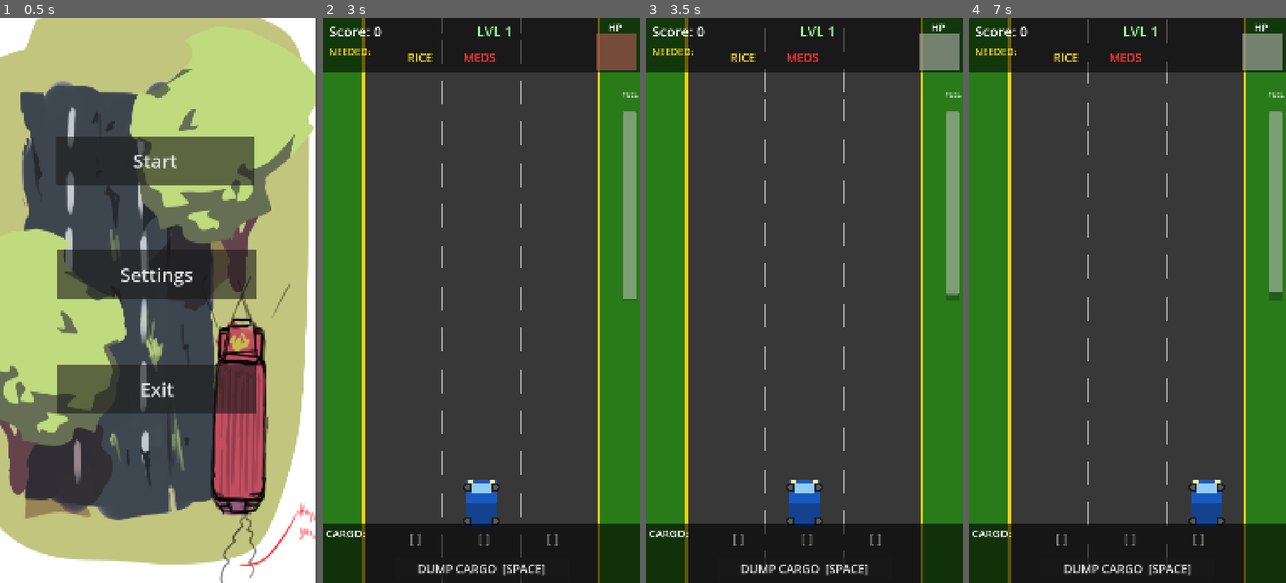
Above: before the commit, frames 1-4 (left to right).
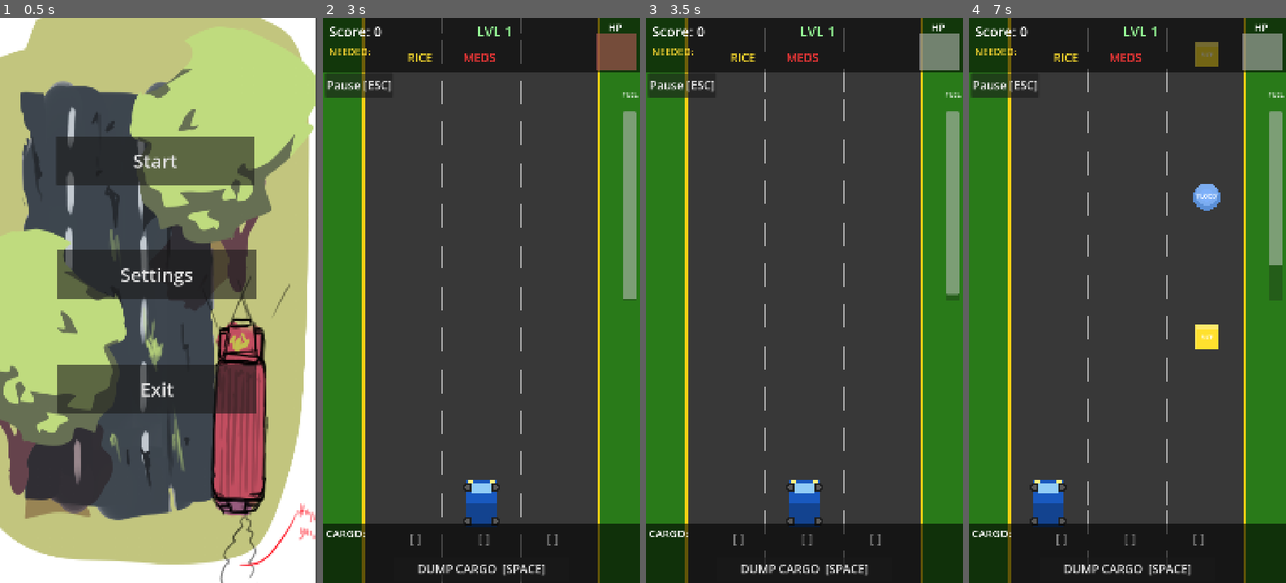
Above: after the commit, the same moments.

Repository: HoplyXD/bayanihan-res-q
Game: Godot game, scene res://main_menu.tscn
Two runs of this game, one before a commit and one after it. Both use one fixed random seed, a clock stepped at 60 frames per second and the inputs below.
Inputs (mouse positions are in pixels of both pictures, inside the frame that each line leads up to):
- Up to frame 1 (0.5 s): no input
- Up to frame 2 (3 s): click "Start" at 0.5 s; click "DUMP CARGO [SPACE]" at 1.25 s; click (357, 85) at 2 s, where only the run after the commit has a clickable "Pause [ESC]"; click "START MISSION" at 2.75 s
- Up to frame 3 (3.5 s): no input
- Up to frame 4 (7 s): tap Enter at 3.5 s; move the mouse to (1197, 272) at 3.52 s; hold D 3.53-4.28 s; tap Backspace at 3.6, 4.55, 5.1, 5.85 s; click (1197, 272) at 3.67 s; tap Space at 3.77, 3.8, 4.07, 4.25, 4.35, 4.52, 4.82, 5.3, 6.02, 6.32, 6.6, 6.77 s; move the mouse to (1064, 328) at 4.27 s; hold A 4.28-5.03 s; move the mouse to (1159, 176) at 5.02 s; hold D 5.03-6.53 s; move the mouse to (1111, 413) at 5.77 s; click (1111, 413) at 5.92 s; move the mouse to (1222, 385) at 6.52 s; hold A from 6.53 s (still down)

Frame 1 is identical in both runs. In frame 2, 0.6% of the frame differs, in the area x 0-22%, y 9-15%; in frame 3, 0.6%; in frame 4, 4.1%, in the area x 0-99%, y 0-95%.

Commit message:
Added Pause Menu Placeholder
Implement a functional pause flow and related UI updates.

- Pause menu: convert to CanvasLayer, hide by default, listen to GameManager.game_paused/game_resumed signals, and implement resume/restart/return actions.
- GameManager: auto-pause on application/window focus loss via _notification handler.
- HUD: add a Pause button, wire it to GameManager.pause, and apply various layout/property cleanups (visibility defaults, colors, sizes, unique_ids).
- Player input: remap keys so SPACE dumps cargo and ESC triggers pause.
- Main menu: implement exit (get_tree().quit).
- Scene file updates: adjust main.tscn to set Pause_Menu process_mode/layer and reorder HUD node; update hud.tscn nodes and properties.

These changes enable pausing from UI/keyboard and automatically when the app loses focus, plus minor UI polish and behavior fixes.

Diff:
--- a/main.tscn
+++ b/main.tscn
@@ -25,7 +25,8 @@
 [node name="Player" parent="." unique_id=1953807204 instance=ExtResource("4_player")]
 position = Vector2(540, 1650)
 
+[node name="Pause_Menu" parent="." unique_id=1104614468 instance=ExtResource("6_7mycd")]
+process_mode = 3
+layer = 11
+
 [node name="HUD" parent="." unique_id=87955094 instance=ExtResource("5_hud")]
-
-[node name="Pause_Menu" parent="." unique_id=1104614468 instance=ExtResource("6_7mycd")]
-visible = false
--- a/pause_menu.gd
+++ b/pause_menu.gd
@@ -1,18 +1,25 @@
-extends Node2D
+extends CanvasLayer
 
-# Called when the node enters the scene tree for the first time.
 func _ready() -> void:
-	pass # Replace with function body.
+	visible = false
+	GameManager.game_paused.connect(_on_paused)
+	GameManager.game_resumed.connect(_on_resumed)
 
-# Called every frame. 'delta' is the elapsed time since the previous frame.
-func _process(delta: float) -> void:
-	pass
+func _on_paused() -> void:
+	visible = true
+
+func _on_resumed() -> void:
+	visible = false
 
 func _on_resume_pressed() -> void:
-	pass # Replace with function body.
+	GameManager.resume()
 
 func _on_restart_pressed() -> void:
-	pass # Replace with function body.
+	get_tree().paused = false
+	GameManager.end_game("RESTARTED")
+	get_tree().reload_current_scene()
 
 func _on_return_pressed() -> void:
-	pass # Replace with function body.
+	get_tree().paused = false
+	GameManager.end_game("RETURN TO MENU")
+	get_tree().change_scene_to_file("res://main_menu.tscn")
--- a/scenes/ui/hud.tscn
+++ b/scenes/ui/hud.tscn
@@ -1,322 +1,319 @@
-[gd_scene format=3 uid="uid://dr6k9hudscn1"]
-
-[ext_resource type="Script" uid="uid://c6hu7dscript0" path="res://scripts/hud.gd" id="1_hud"]
-
-[node name="HUD" type="CanvasLayer"]
+[gd_scene format=3 uid="uid://dr6lahudscn1"]
+
+[ext_resource type="Script" uid="uid://ck03dbqybjn1a" path="res://scripts/hud.gd" id="1_hud"]
+
+[node name="HUD" type="CanvasLayer" unique_id=706015577]
 layer = 10
 script = ExtResource("1_hud")
 
-; ── Semi-transparent top bar background ──────────────────────────────────
-[node name="TopBarBG" type="ColorRect" parent="."]
-offset_left = 0.0
-offset_top = 0.0
+[node name="TopBarBG" type="ColorRect" parent="." unique_id=248427686]
 offset_right = 1080.0
 offset_bottom = 185.0
-color = Color(0.0, 0.0, 0.0, 0.55)
-
-; ── Score (top-left) ──────────────────────────────────────────────────────
-[node name="ScoreLabel" type="Label" parent="."]
+color = Color(0, 0, 0, 0.55)
+
+[node name="ScoreLabel" type="Label" parent="." unique_id=1210140190]
 offset_left = 20.0
 offset_top = 12.0
 offset_right = 380.0
 offset_bottom = 80.0
+theme_override_font_sizes/font_size = 48
 text = "Score: 0"
-theme_override_font_sizes/font_size = 48
-
-; ── Level (top-centre) ────────────────────────────────────────────────────
-[node name="LevelLabel" type="Label" parent="."]
+
+[node name="LevelLabel" type="Label" parent="." unique_id=335123006]
 offset_left = 390.0
 offset_top = 12.0
 offset_right = 780.0
 offset_bottom = 80.0
+theme_override_colors/font_color = Color(0.6, 1, 0.6, 1)
+theme_override_font_sizes/font_size = 48
 text = "LVL 1"
-theme_override_font_sizes/font_size = 48
-horizontal_alignment = 1
-theme_override_colors/font_color = Color(0.6, 1.0, 0.6, 1.0)
-
-; ── Combo (below top bar, left) ───────────────────────────────────────────
-[node name="ComboLabel" type="Label" parent="."]
+horizontal_alignment = 1
+
+[node name="ComboLabel" type="Label" parent="." unique_id=233766799]
+visible = false
 offset_left = 20.0
 offset_top = 192.0
 offset_right = 520.0
 offset_bottom = 250.0
-text = ""
+theme_override_colors/font_color = Color(1, 0.85, 0.1, 1)
 theme_override_font_sizes/font_size = 36
-theme_override_colors/font_color = Color(1.0, 0.85, 0.1, 1.0)
-visible = false
-
-; ── "NEED:" title ─────────────────────────────────────────────────────────
-[node name="DemandTitle" type="Label" parent="."]
+
+[node name="DemandTitle" type="Label" parent="." unique_id=375923151]
 offset_left = 20.0
 offset_top = 90.0
 offset_right = 230.0
 offset_bottom = 175.0
+theme_override_colors/font_color = Color(1, 0.85, 0.2, 1)
+theme_override_font_sizes/font_size = 34
 text = "NEEDED:"
-theme_override_font_sizes/font_size = 34
-theme_override_colors/font_color = Color(1.0, 0.85, 0.2, 1.0)
-
-; ── Demand container (HBox) ───────────────────────────────────────────────
-[node name="DemandContainer" type="HBoxContainer" parent="."]
+
+[node name="DemandContainer" type="HBoxContainer" parent="." unique_id=1218737625]
 offset_left = 230.0
 offset_top = 88.0
 offset_right = 900.0
 offset_bottom = 182.0
 
-[node name="Demand1" type="Label" parent="DemandContainer"]
+[node name="Demand1" type="Label" parent="DemandContainer" unique_id=921812735]
 custom_minimum_size = Vector2(200, 0)
-text = ""
-theme_override_font_sizes/font_size = 40
-horizontal_alignment = 1
-
-[node name="Demand2" type="Label" parent="DemandContainer"]
+layout_mode = 2
+theme_override_font_sizes/font_size = 40
+horizontal_alignment = 1
+
+[node name="Demand2" type="Label" parent="DemandContainer" unique_id=1207434232]
 custom_minimum_size = Vector2(200, 0)
-text = ""
-theme_override_font_sizes/font_size = 40
-horizontal_alignment = 1
-
-[node name="Demand3" type="Label" parent="DemandContainer"]
+layout_mode = 2
+theme_override_font_sizes/font_size = 40
+horizontal_alignment = 1
+
+[node name="Demand3" type="Label" parent="DemandContainer" unique_id=1484190560]
 custom_minimum_size = Vector2(200, 0)
-text = ""
-theme_override_font_sizes/font_size = 40
-horizontal_alignment = 1
-
-; ── Durability (top-right) ────────────────────────────────────────────────
-[node name="HPTitle" type="Label" parent="."]
+layout_mode = 2
+theme_override_font_sizes/font_size = 40
+horizontal_alignment = 1
+
+[node name="HPTitle" type="Label" parent="." unique_id=1830251092]
 offset_left = 920.0
 offset_top = 8.0
 offset_right = 1070.0
 offset_bottom = 55.0
+theme_override_font_sizes/font_size = 34
 text = "HP"
-theme_override_font_sizes/font_size = 34
-horizontal_alignment = 1
-
-[node name="DurabilityBar" type="ProgressBar" parent="."]
+horizontal_alignment = 1
+
+[node name="DurabilityBar" type="ProgressBar" parent="." unique_id=1052316134]
 offset_left = 930.0
 offset_top = 52.0
 offset_right = 1070.0
 offset_bottom = 178.0
-min_value = 0.0
 max_value = 3.0
 value = 3.0
 show_percentage = false
 
-; ── Fuel bar (right edge, vertical) ──────────────────────────────────────
-[node name="FuelTitle" type="Label" parent="."]
+[node name="FuelTitle" type="Label" parent="." unique_id=1156190459]
 offset_left = 1018.0
 offset_top = 200.0
 offset_right = 1075.0
 offset_bottom = 320.0
+theme_override_font_sizes/font_size = 22
 text = "FUEL"
-theme_override_font_sizes/font_size = 22
 horizontal_alignment = 1
 vertical_alignment = 1
 
-[node name="FuelBar" type="ProgressBar" parent="."]
+[node name="FuelBar" type="ProgressBar" parent="." unique_id=1717772193]
 offset_left = 1022.0
 offset_top = 318.0
 offset_right = 1068.0
 offset_bottom = 960.0
-min_value = 0.0
-max_value = 100.0
 value = 100.0
+fill_mode = 2
 show_percentage = false
-fill_mode = 2
-
-; ── Shield / boost status label (centre-screen, hidden by default) ────────
-[node name="ShieldLabel" type="Label" parent="."]
+
+[node name="ShieldLabel" type="Label" parent="." unique_id=113766983]
+visible = false
 offset_left = 200.0
 offset_top = 980.0
 offset_right = 880.0
 offset_bottom = 1070.0
+theme_override_font_sizes/font_size = 46
 text = "🛡  SHIELD ACTIVE"
-theme_override_font_sizes/font_size = 46
-horizontal_alignment = 1
-visible = false
-
-; ── Bottom bar background ─────────────────────────────────────────────────
-[node name="BottomBarBG" type="ColorRect" parent="."]
-offset_left = 0.0
+horizontal_alignment = 1
+
+[node name="BottomBarBG" type="ColorRect" parent="." unique_id=1787920997]
 offset_top = 1720.0
 offset_right = 1080.0
 offset_bottom = 1920.0
-color = Color(0.0, 0.0, 0.0, 0.60)
-
-; ── Inventory label ────────────────────────────────────────────────────────
-[node name="CargoTitle" type="Label" parent="."]
+color = Color(0, 0, 0, 0.6)
+
+[node name="CargoTitle" type="Label" parent="." unique_id=748158892]
 offset_left = 10.0
 offset_top = 1726.0
 offset_right = 200.0
 offset_bottom = 1810.0
+theme_override_font_sizes/font_size = 36
 text = "CARGO:"
-theme_override_font_sizes/font_size = 36
-
-; ── Inventory slots ────────────────────────────────────────────────────────
-[node name="InventoryContainer" type="HBoxContainer" parent="."]
+
+[node name="InventoryContainer" type="HBoxContainer" parent="." unique_id=663001613]
 offset_left = 200.0
 offset_top = 1718.0
 offset_right = 920.0
 offset_bottom = 1820.0
 
-[node name="Slot1" type="Label" parent="InventoryContainer"]
+[node name="Slot1" type="Label" parent="InventoryContainer" unique_id=1687697675]
 custom_minimum_size = Vector2(230, 0)
+layout_mode = 2
+theme_override_font_sizes/font_size = 42
 text = "[ ]"
+horizontal_alignment = 1
+
+[node name="Slot2" type="Label" parent="InventoryContainer" unique_id=419554625]
+custom_minimum_size = Vector2(230, 0)
+layout_mode = 2
 theme_override_font_sizes/font_size = 42
-horizontal_alignment = 1
-
-[node name="Slot2" type="Label" parent="InventoryContainer"]
+text = "[ ]"
+horizontal_alignment = 1
+
+[node name="Slot3" type="Label" parent="InventoryContainer" unique_id=468589742]
 custom_minimum_size = Vector2(230, 0)
+layout_mode = 2
+theme_override_font_sizes/font_size = 42
 text = "[ ]"
-theme_override_font_sizes/font_size = 42
-horizontal_alignment = 1
-
-[node name="Slot3" type="Label" parent="InventoryContainer"]
-custom_minimum_size = Vector2(230, 0)
-text = "[ ]"
-theme_override_font_sizes/font_size = 42
-horizontal_alignment = 1
-
-; ── Dump Cargo button ─────────────────────────────────────────────────────
-[node name="DumpButton" type="Button" parent="."]
+horizontal_alignment = 1
+
+[node name="DumpButton" type="Button" parent="." unique_id=893339923]
 offset_left = 240.0
 offset_top = 1832.0
 offset_right = 840.0
 offset_bottom = 1912.0
+theme_override_font_sizes/font_size = 40
 text = "DUMP CARGO  [SPACE]"
-theme_override_font_sizes/font_size = 40
-
-; ── Full-screen hit flash overlay (normally transparent) ──────────────────
-[node name="HitFlash" type="ColorRect" parent="."]
-offset_left = 0.0
-offset_top = 0.0
+
+[node name="PauseButton" type="Button" parent="." unique_id=1784062397]
+offset_left = 8.0
+offset_top = 187.0
+offset_right = 238.0
+offset_bottom = 269.0
+theme_override_font_sizes/font_size = 40
+text = "Pause [ESC]"
+
+[node name="HitFlash" type="ColorRect" parent="." unique_id=210330163]
+visible = false
 offset_right = 1080.0
 offset_bottom = 1920.0
-color = Color(1.0, 0.0, 0.0, 0.0)
 mouse_filter = 2
-
-; ── Banner label (centred mid-screen for level/delivery messages) ──────────
-[node name="BannerLabel" type="Label" parent="."]
+color = Color(1, 0, 0, 0)
+
+[node name="BannerLabel" type="Label" parent="." unique_id=2044901183]
+visible = false
 offset_left = 80.0
 offset_top = 800.0
 offset_right = 1000.0
 offset_bottom = 960.0
-text = ""
 theme_override_font_sizes/font_size = 72
 horizontal_alignment = 1
 vertical_alignment = 1
-visible = false
-
-; ============================================================
-; START PANEL
-; ============================================================
-[node name="StartPanel" type="ColorRect" parent="."]
-offset_left = 0.0
-offset_top = 0.0
+
+[node name="StartPanel" type="ColorRect" parent="." unique_id=1676093178]
+visible = false
 offset_right = 1080.0
 offset_bottom = 1920.0
-color = Color(0.06, 0.06, 0.22, 0.90)
-
-[node name="GameTitle" type="Label" parent="StartPanel"]
+color = Color(0.06, 0.06, 0.22, 0.9)
+
+[node name="GameTitle" type="Label" parent="StartPanel" unique_id=276239547]
+layout_mode = 0
 offset_left = 40.0
 offset_top = 320.0
 offset_right = 1040.0
 offset_bottom = 500.0
+theme_override_colors/font_color = Color(1, 0.85, 0.1, 1)
+theme_override_font_sizes/font_size = 82
 text = "BAYANIHAN RES-Q"
-theme_override_font_sizes/font_size = 82
-horizontal_alignment = 1
-theme_override_colors/font_color = Color(1.0, 0.85, 0.1, 1.0)
-
-[node name="SubTitle" type="Label" parent="StartPanel"]
+horizontal_alignment = 1
+
+[node name="SubTitle" type="Label" parent="StartPanel" unique_id=1756416848]
+layout_mode = 0
 offset_left = 80.0
 offset_top = 510.0
 offset_right = 1000.0
 offset_bottom = 630.0
+theme_override_colors/font_color = Color(0.85, 0.85, 0.85, 1)
+theme_override_font_sizes/font_size = 54
 text = "Scavenge & Dash"
-theme_override_font_sizes/font_size = 54
-horizontal_alignment = 1
-theme_override_colors/font_color = Color(0.85, 0.85, 0.85, 1.0)
-
-[node name="StartButton" type="Button" parent="StartPanel"]
+horizontal_alignment = 1
+
+[node name="StartButton" type="Button" parent="StartPanel" unique_id=1448591368]
+layout_mode = 0
 offset_left = 240.0
 offset_top = 700.0
 offset_right = 840.0
 offset_bottom = 820.0
+theme_override_font_sizes/font_size = 56
 text = "START MISSION"
-theme_override_font_sizes/font_size = 56
-
-[node name="ControlsLabel" type="Label" parent="StartPanel"]
+
+[node name="ControlsLabel" type="Label" parent="StartPanel" unique_id=1254060226]
+layout_mode = 0
 offset_left = 60.0
 offset_top = 860.0
 offset_right = 1020.0
 offset_bottom = 1160.0
-text = "← / A   Move Left\n→ / D   Move Right\nSPACE   Dump Cargo\n\nOn Mobile: Tap Left / Right to steer"
+theme_override_colors/font_color = Color(0.75, 0.75, 0.75, 1)
 theme_override_font_sizes/font_size = 38
-horizontal_alignment = 1
-theme_override_colors/font_color = Color(0.75, 0.75, 0.75, 1.0)
-
-[node name="LegendLabel" type="Label" parent="StartPanel"]
+text = "← / A   Move Left
+→ / D   Move Right
+SPACE   Dump Cargo
+
+On Mobile: Tap Left / Right to steer"
+horizontal_alignment = 1
+
+[node name="LegendLabel" type="Label" parent="StartPanel" unique_id=1902841643]
+layout_mode = 0
 offset_left = 60.0
 offset_top = 1200.0
 offset_right = 1020.0
 offset_bottom = 1560.0
-text = "🟡 RICE   🔵 WATER   🔴 MEDS\n🌊 FLOOD = slow\n🟫 DEBRIS = damage\n🟢 SHIELD = block next hit\n🟠 BOOST = speed up\n🟣 FUEL = refill tank\n🩵 REPAIR = restore 1 HP"
 theme_override_font_sizes/font_size = 36
-horizontal_alignment = 1
-
-; ============================================================
-; GAME OVER PANEL
-; ============================================================
-[node name="GameOverPanel" type="ColorRect" parent="."]
-offset_left = 0.0
-offset_top = 0.0
+text = "🟡 RICE   🔵 WATER   🔴 MEDS
+🌊 FLOOD = slow
+🟫 DEBRIS = damage
+🟢 SHIELD = block next hit
+🟠 BOOST = speed up
+🟣 FUEL = refill tank
+🩵 REPAIR = restore 1 HP"
+horizontal_alignment = 1
+
+[node name="GameOverPanel" type="ColorRect" parent="." unique_id=359104611]
+visible = false
 offset_right = 1080.0
 offset_bottom = 1920.0
-color = Color(0.0, 0.0, 0.0, 0.78)
-visible = false
-
-[node name="GameOverTitle" type="Label" parent="GameOverPanel"]
+color = Color(0, 0, 0, 0.78)
+
+[node name="GameOverTitle" type="Label" parent="GameOverPanel" unique_id=1960105128]
+layout_mode = 0
 offset_left = 80.0
 offset_top = 520.0
 offset_right = 1000.0
 offset_bottom = 660.0
+theme_override_colors/font_color = Color(1, 0.28, 0.28, 1)
+theme_override_font_sizes/font_size = 96
 text = "GAME OVER"
-theme_override_font_sizes/font_size = 96
-horizontal_alignment = 1
-theme_override_colors/font_color = Color(1.0, 0.28, 0.28, 1.0)
-
-[node name="ReasonLabel" type="Label" parent="GameOverPanel"]
+horizontal_alignment = 1
+
+[node name="ReasonLabel" type="Label" parent="GameOverPanel" unique_id=1154065998]
+layout_mode = 0
 offset_left = 80.0
 offset_top = 670.0
 offset_right = 1000.0
 offset_bottom = 870.0
-text = ""
 theme_override_font_sizes/font_size = 48
 horizontal_alignment = 1
 autowrap_mode = 3
 
-[node name="FinalScoreLabel" type="Label" parent="GameOverPanel"]
+[node name="FinalScoreLabel" type="Label" parent="GameOverPanel" unique_id=61356435]
+layout_mode = 0
 offset_left = 140.0
 offset_top = 880.0
 offset_right = 940.0
 offset_bottom = 990.0
+theme_override_colors/font_color = Color(1, 0.85, 0.1, 1)
+theme_override_font_sizes/font_size = 66
 text = "Score: 0"
-theme_override_font_sizes/font_size = 66
-horizontal_alignment = 1
-theme_override_colors/font_color = Color(1.0, 0.85, 0.1, 1.0)
-
-[node name="HighScoreLabel" type="Label" parent="GameOverPanel"]
+horizontal_alignment = 1
+
+[node name="HighScoreLabel" type="Label" parent="GameOverPanel" unique_id=1550459626]
+layout_mode = 0
 offset_left = 140.0
 offset_top = 998.0
 offset_right = 940.0
 offset_bottom = 1080.0
+theme_override_colors/font_color = Color(0.6, 1, 0.6, 1)
+theme_override_font_sizes/font_size = 46
 text = "Best: 0"
-theme_override_font_sizes/font_size = 46
-horizontal_alignment = 1
-theme_override_colors/font_color = Color(0.6, 1.0, 0.6, 1.0)
-
-[node name="RestartButton" type="Button" parent="GameOverPanel"]
+horizontal_alignment = 1
+
+[node name="RestartButton" type="Button" parent="GameOverPanel" unique_id=1638577598]
+layout_mode = 0
 offset_left = 240.0
 offset_top = 1040.0
 offset_right = 840.0
 offset_bottom = 1160.0
+theme_override_font_sizes/font_size = 56
 text = "PLAY AGAIN"
-theme_override_font_sizes/font_size = 56
--- a/scripts/autoload/game_manager.gd
+++ b/scripts/autoload/game_manager.gd
@@ -73,7 +73,14 @@
 		return
 	_drain_fuel(delta)
 
-
+func _notification(what: int) -> void:
+	if not game_running:
+		return
+	match what:
+		NOTIFICATION_APPLICATION_FOCUS_OUT:  # phone / tab switch
+			pause()
+		NOTIFICATION_WM_WINDOW_FOCUS_OUT:    # desktop window unfocus
+			pause()
 # ---------------------------------------------------------------------------
 # Game flow
 # ---------------------------------------------------------------------------
--- a/scripts/hud.gd
+++ b/scripts/hud.gd
@@ -22,6 +22,7 @@
 	$InventoryContainer/Slot3 as Label,
 ]
 @onready var dump_button:   Button = $DumpButton
+@onready var pause_button: Button = $PauseButton
 @onready var shield_label:  Label  = $ShieldLabel
 
 # ── Overlays ─────────────────────────────────────────────────────────────
@@ -61,6 +62,7 @@
 
 	start_button.pressed.connect(_on_start_pressed)
 	dump_button.pressed.connect(GameManager.dump_cargo)
+	pause_button.pressed.connect(GameManager.pause)
 	restart_button.pressed.connect(_on_restart_pressed)
 
 	game_over_panel.visible = false
--- a/scripts/main_menu.gd
+++ b/scripts/main_menu.gd
@@ -20,4 +20,4 @@
 
 
 func _on_exit_pressed() -> void:
-	pass # Replace with function body.
+	get_tree().quit(0)
--- a/scripts/player.gd
+++ b/scripts/player.gd
@@ -51,8 +51,8 @@
 		match event.physical_keycode:
 			KEY_A, KEY_LEFT:   switch_lane(-1)
 			KEY_D, KEY_RIGHT:  switch_lane(1)
-			KEY_BACKSPACE:     GameManager.dump_cargo()
-			KEY_SPACE:         GameManager.pause()
+			KEY_SPACE:         GameManager.dump_cargo()
+			KEY_ESCAPE:        GameManager.pause()
 
 	# ── Touch (portrait, single-handed) ───────────────────────────────────
 	if event is InputEventScreenTouch and event.pressed:
